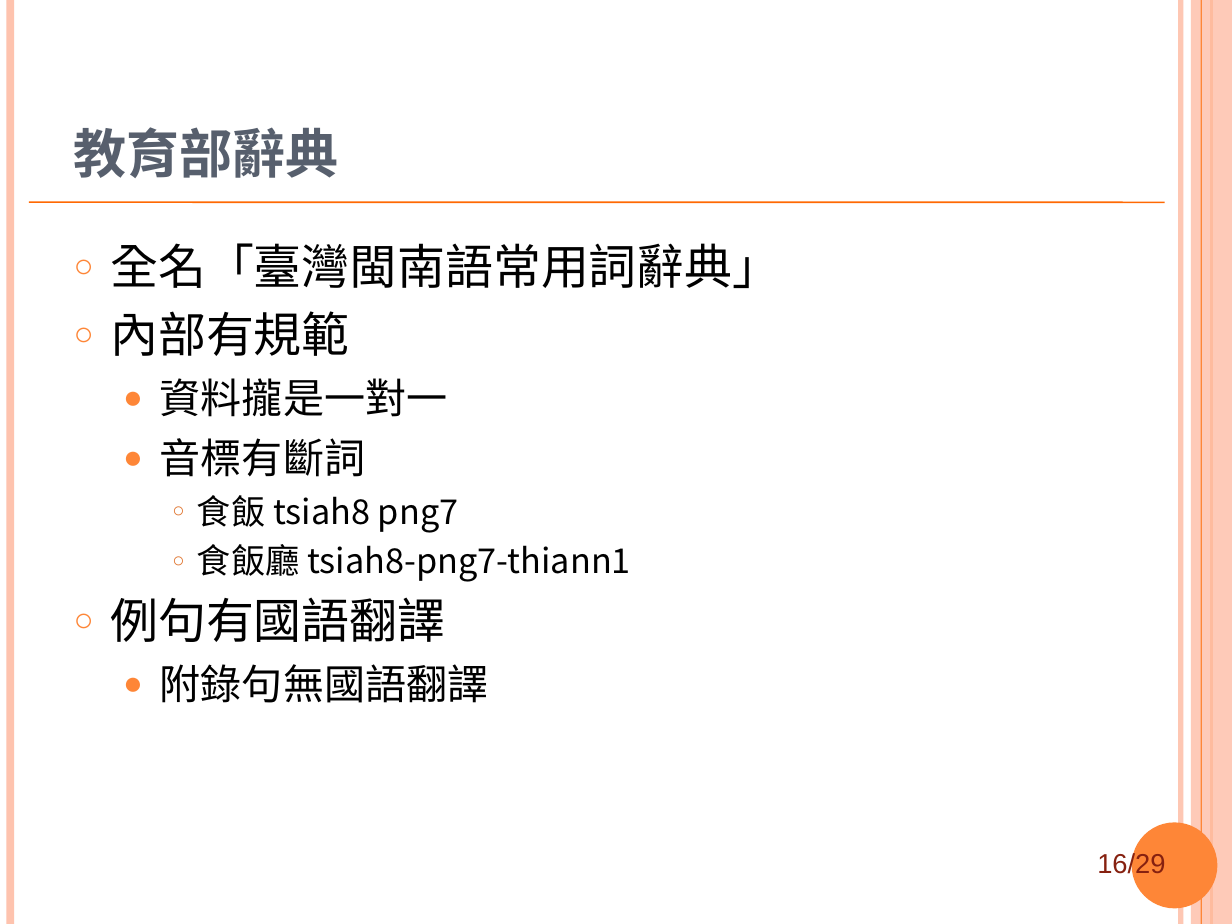
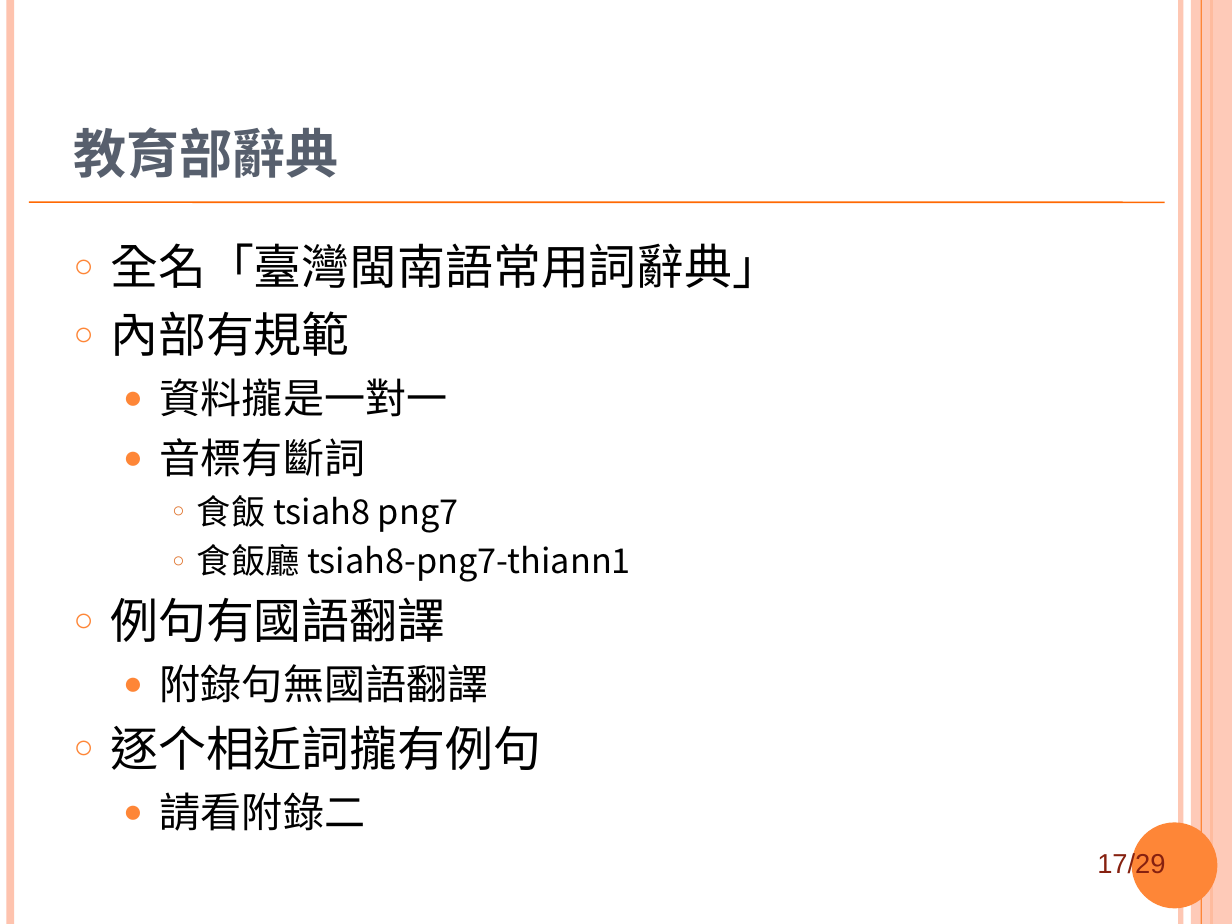
Before and after one commit to sih4sing5hong5/po3-ko3_tau5-iann2-phinn3, a slide deck: slide 17 of 翻譯報告.ppt (slide 16 before the commit). Drawn at 1232x924 pixels with LibreOffice and Linux fonts; fonts in the diff are those of the drawing; background and template pictures are left out. Boxes give left, top, right and bottom in pixels: in the first picture for what was removed or moved away, otherwise in the second. Text is boxed around its words. In the diff, an @@ line names an element or a change of style, - is before the commit and + after.

```diff
--- a/翻譯報告.ppt
+++ b/翻譯報告.ppt
@@ text at (110, 725, 541, 831): paragraphs added @@
+○ 逐个相近詞攏有例句
+  ● 請看附錄二
@@ page number at (1097, 852, 1165, 879): text changed @@
-16/29
+17/29
```
Also in this commit, not shown: 15 other slides changed, 2 slides added.
